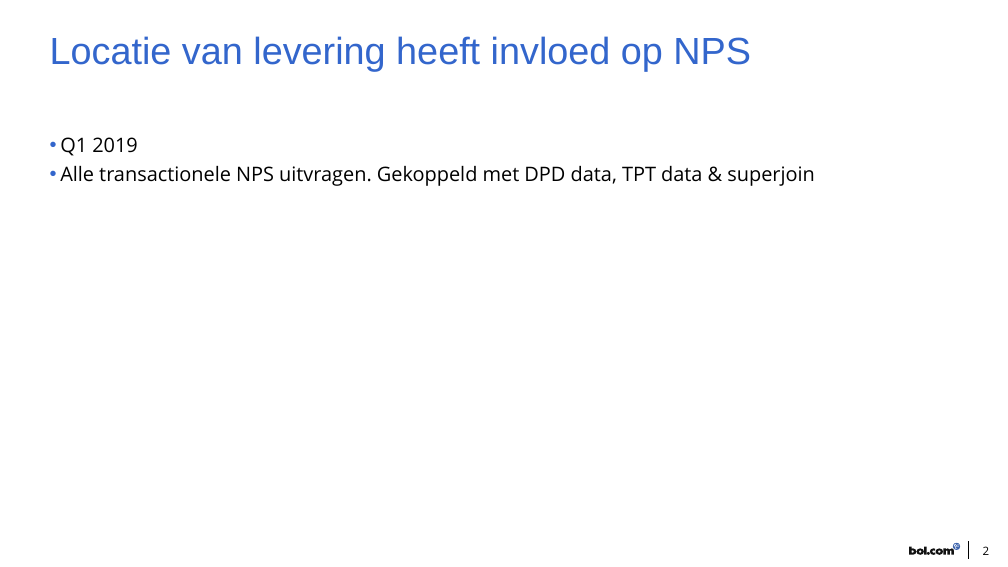
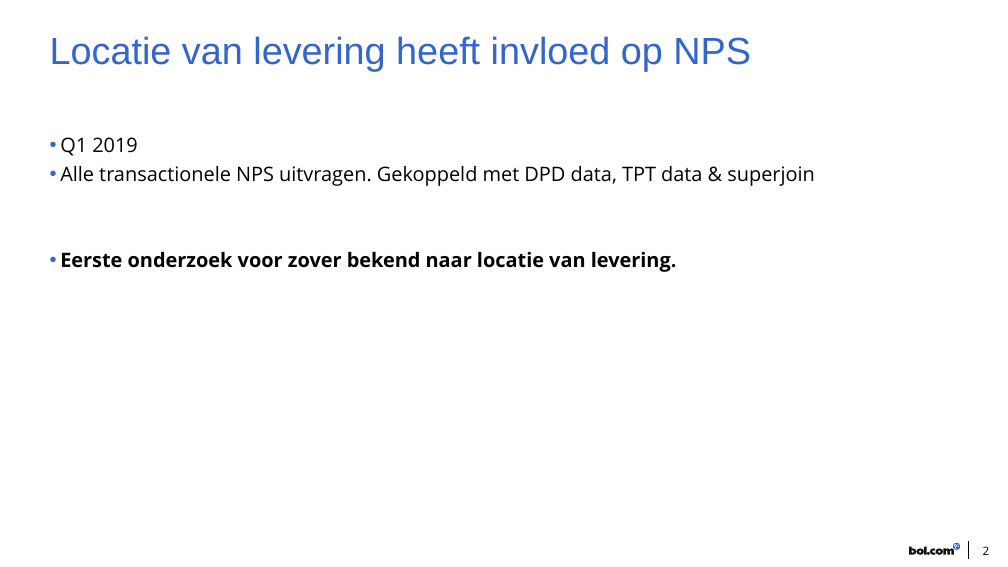
Before and after one commit to kkonings/NPS_deliverlocation, a slide deck: slide 2 of NPS - afleverpunten - samenvatting.pptx. Drawn at 1008x567 pixels with LibreOffice and Linux fonts; fonts in the diff are those of the drawing. Boxes give left, top, right and bottom in pixels: in the first picture for what was removed or moved away, otherwise in the second. Text is boxed around its words. In the diff, an @@ line names an element or a change of style, - is before the commit and + after.

```diff
--- a/NPS - afleverpunten - samenvatting.pptx
+++ b/NPS - afleverpunten - samenvatting.pptx
@@ text at box(60, 252, 677, 272): paragraph added @@
+    • Eerste onderzoek voor zover bekend naar locatie van levering.
```
Also in this commit, not shown: 1 slide added.
